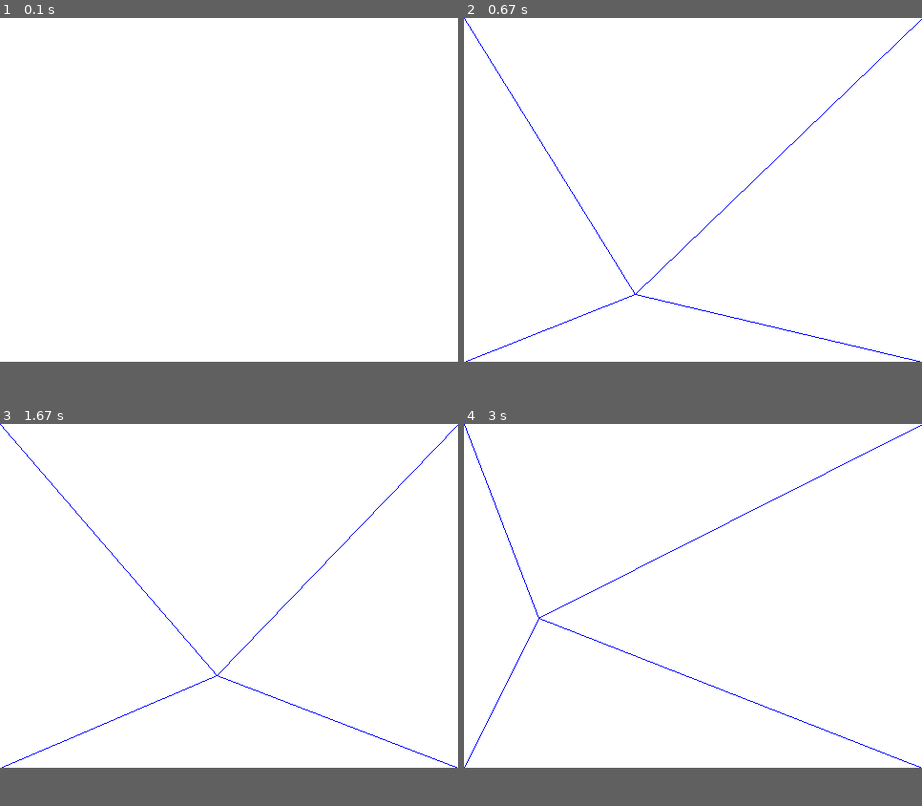
Above: before the commit, frames 1-4 (two rows, left to right).
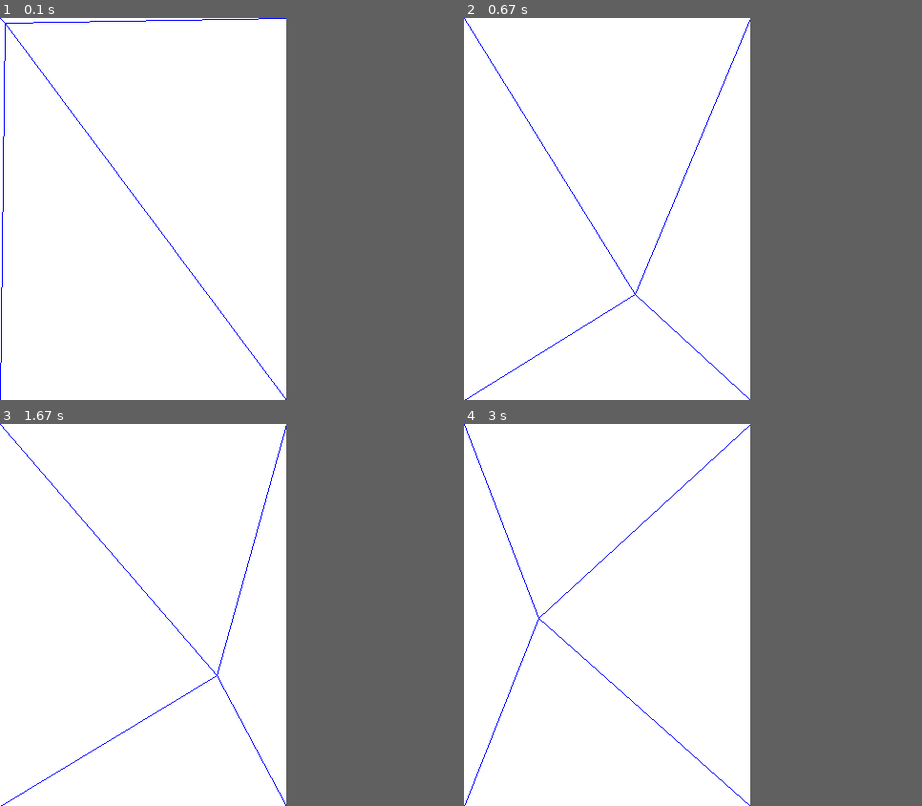
Above: after the commit, the same moments.

Repository: k-shar/draw_a_snake
Game: pygame game, started from pyplate.py
The game is run twice, just before and just after one commit, with the same random seed, the same clock (stepped at 60 frames per second) and the same inputs.
Inputs (mouse positions are in pixels of both pictures, inside the frame that each line leads up to):
- Up to frame 1 (0.1 s): no input
- Up to frame 2 (0.67 s): press the mouse at (537, 212) at 0.37 s; move the mouse to (587, 254) at 0.47 s; release the mouse at (633, 293) at 0.6 s
- Up to frame 3 (1.67 s): press the mouse at (73, 618) at 0.7 s; move the mouse to (123, 634) at 0.8 s; release the mouse at (178, 649) at 0.93 s; press the mouse at (73, 618) at 1.03 s; move the mouse to (100, 664) at 1.13 s; release the mouse at (128, 714) at 1.27 s; press the mouse at (73, 618) at 1.37 s; move the mouse to (146, 645) at 1.47 s; release the mouse at (215, 676) at 1.6 s
- Up to frame 4 (3 s): press the mouse at (537, 618) at 1.7 s; move the mouse to (624, 668) at 1.8 s; release the mouse at (706, 714) at 1.93 s; hold A 2-2.47 s; click (500, 530) at 2.13 s; press the mouse at (537, 618) at 2.53 s; move the mouse to (605, 569) at 2.63 s; release the mouse at (670, 523) at 2.77 s; move the mouse to (537, 618) at 2.97 s
In our replay, the window is 480x360 before the commit and 300x400 after it. These sizes can differ from the game's own. Grey fills any space a smaller window leaves; there, only what the larger window draws over its background counts as a difference.

The runs differ from the first frame. In frame 1, 0.6% of the frame differs, in the area x 0-63%, y 0-100%; in frame 2, 0.7%; in frame 3, 0.7%; in frame 4, 0.8%, in the area x 0-100%, y 0-100%.

Commit message:
Update pyplate.py

Diff:
--- a/pyplate.py
+++ b/pyplate.py
@@ -1,34 +1,36 @@
 import pygame
 
+FPS = 60
 WHITE = (255, 255, 255)
 BLACK = (0, 0, 0)
 RED = (255, 0, 0)
 GREEN = (0, 255, 0)
 BLUE = (0, 0, 255)
 
-WIDTH = 480
-HEIGHT = 360
-FPS = 60
 
 # Initialise Pygame
 pygame.init()
-screen = pygame.display.set_mode((WIDTH, HEIGHT))
 pygame.display.set_caption("Epic Py Game")
+
+# Load background image
+# BG = pygame.image.load("bg.jpg")
+# screen = pygame.display.set_mode(BG.get_rect().size)
+# BG.convert()
+# BG_blit = BG
+
+screen = pygame.display.set_mode([300, 400])
+
 clock = pygame.time.Clock()
 
 done = False
 while not done:
-    clock.tick(FPS)
-
-    screen.fill(WHITE)
 
     for event in pygame.event.get():
         if event.type == pygame.QUIT:
             done = True
 
+        pressed = False
         loc = pygame.mouse.get_pos()
-
-        pressed = False
         if pygame.mouse.get_pressed()[0]:
             print(f"Left Mouse Click at {loc}")
             pressed = True
@@ -36,6 +38,13 @@
         if pygame.key.get_pressed()[pygame.K_a]:
             print("A pressed")
 
+        if event.type == pygame.VIDEORESIZE:
+            screen = pygame.display.set_mode((event.w, event.h), pygame.RESIZABLE)
+            # BG_blit = pygame.transform.scale(BG, screen.get_size())
+
+        if event.type == pygame.KEYDOWN:
+            if event.key == pygame.K_ESCAPE:
+                done = True
 
         # Crosshair settings
         if pressed:
@@ -45,10 +54,15 @@
             line = BLUE
             stroke = 1
 
+        # For BG image
+        # screen.blit(BG_blit, [0, 0])
+        screen.fill(WHITE)
+
         pygame.draw.line(screen, line, (0,0), (loc), stroke)
-        pygame.draw.line(screen, line, (WIDTH,0), (loc), stroke)
-        pygame.draw.line(screen, line, (0, HEIGHT), (loc), stroke)
-        pygame.draw.line(screen, line, (WIDTH, HEIGHT), (loc), stroke)
+        pygame.draw.line(screen, line, (screen.get_rect()[2],0), (loc), stroke)
+        pygame.draw.line(screen, line, (0, screen.get_rect()[3]), (loc), stroke)
+        pygame.draw.line(screen, line, (screen.get_rect()[2], screen.get_rect()[3]), (loc), stroke)
 
+        clock.tick(FPS)
         pygame.display.update()
 pygame.quit()
